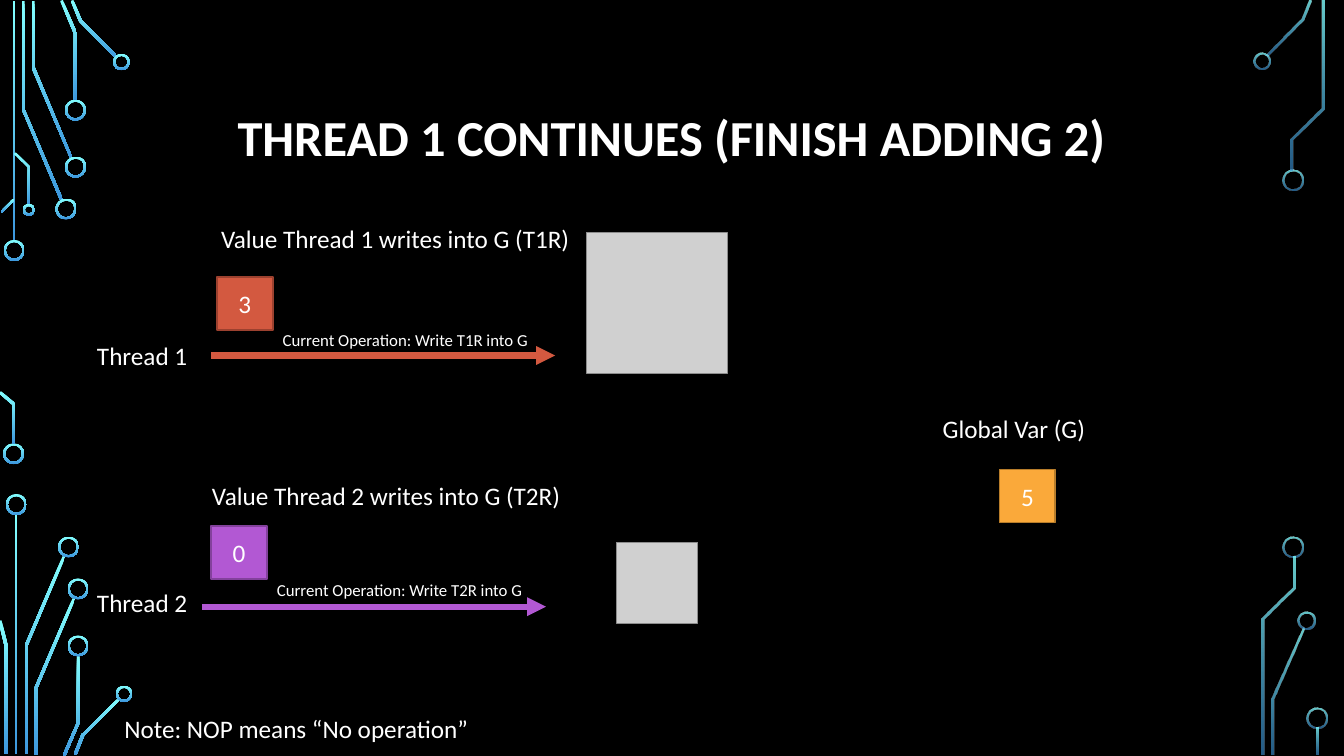
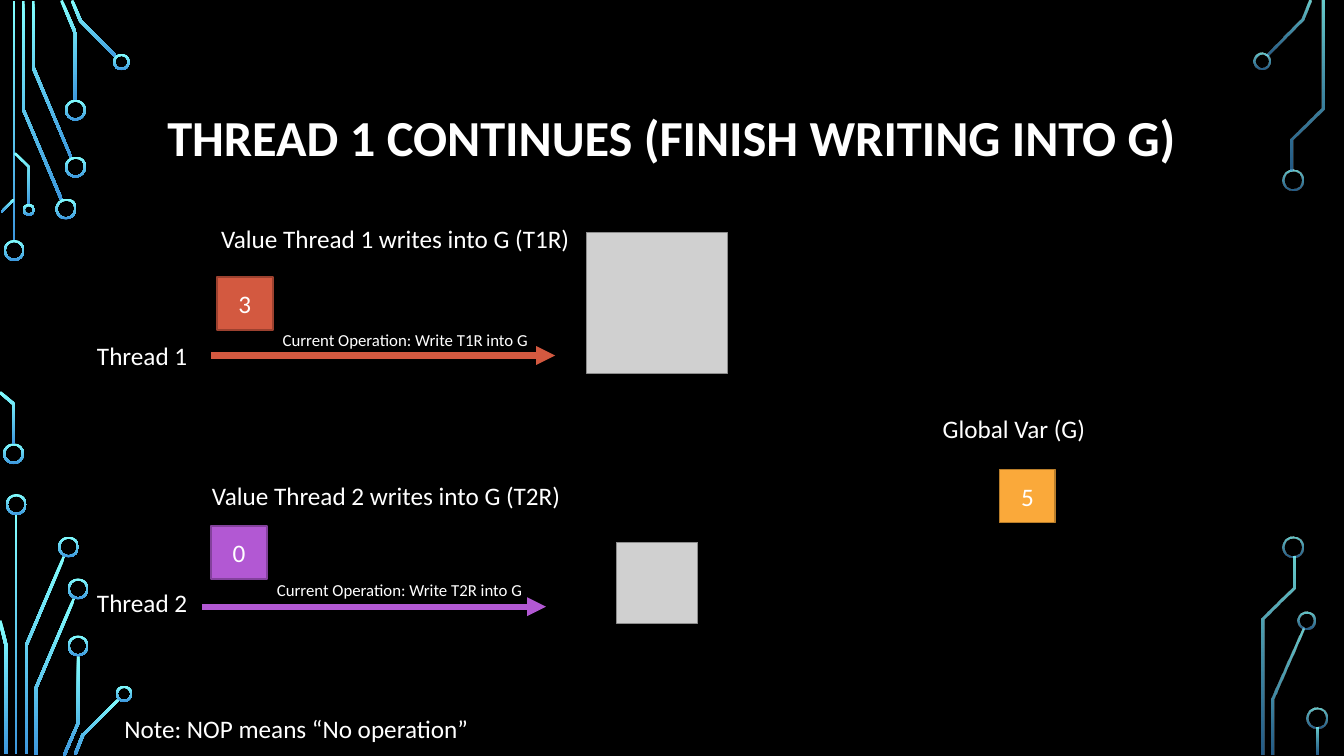
Before and after one commit to psypdt/Advanced_Summer_Course, a slide deck: slide 31 of Day3/Day_3.pptx. Drawn at 1344x756 pixels with LibreOffice and Linux fonts; fonts in the diff are those of the drawing; grey boxes stand for pictures; background and template pictures are left out. Boxes give left, top, right and bottom in pixels: in the first picture for what was removed or moved away, otherwise in the second. Text is boxed around its words. In the diff, an @@ line names an element or a change of style, - is before the commit and + after.

```diff
--- a/Day3/Day_3.pptx
+++ b/Day3/Day_3.pptx
@@ title at (x1=167, y1=118, x2=1176, y2=164): text changed @@
-THREAD 1 CONTINUES (FINISH ADDING 2)
+THREAD 1 CONTINUES (FINISH WRITING INTO G)
```
Also in this commit, not shown: 26 other slides changed, 1 slide added, 1 slide removed.
